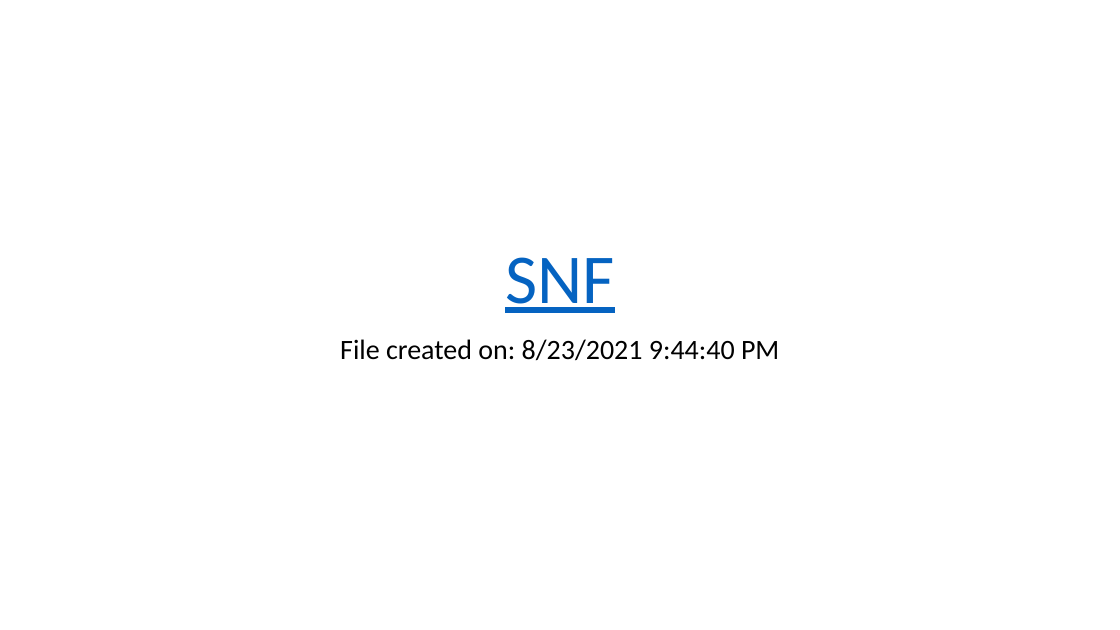
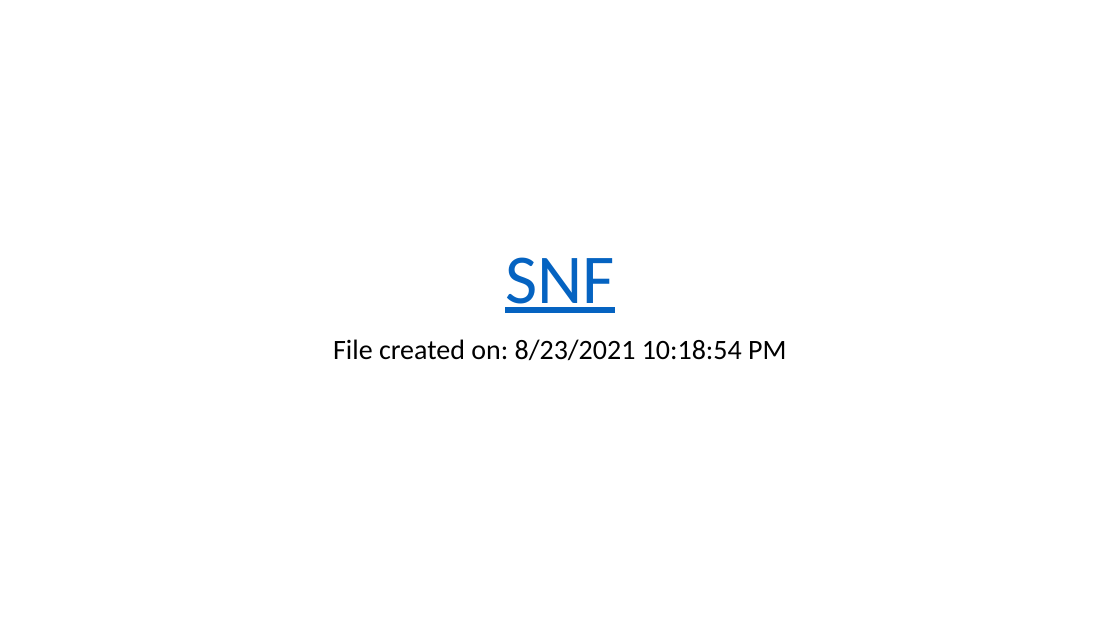
Before and after one commit to saraiyash/SHS-SNF-Deliverable, a slide deck: slide 1 of tableau/SNF.pptx. Drawn at 1120x630 pixels with LibreOffice and Linux fonts; fonts in the diff are those of the drawing. Boxes give left, top, right and bottom in pixels: in the first picture for what was removed or moved away, otherwise in the second. Text is boxed around its words. In the diff, an @@ line names an element or a change of style, - is before the commit and + after.

```diff
--- a/tableau/SNF.pptx
+++ b/tableau/SNF.pptx
@@ subtitle at (x1=333, y1=339, x2=786, y2=361): text changed @@
-File created on: 8/23/2021 9:44:40 PM
+File created on: 8/23/2021 10:18:54 PM
```
Also in this commit, not shown: 2 other files.
